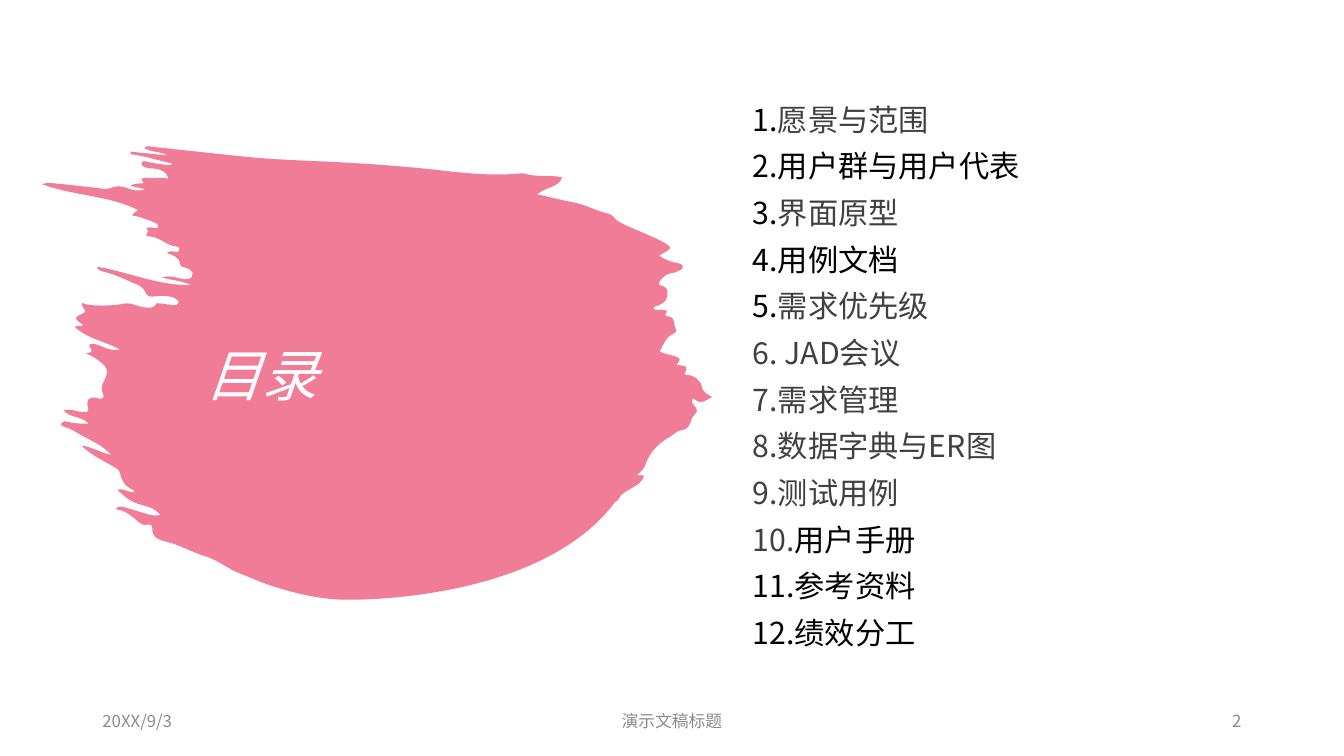
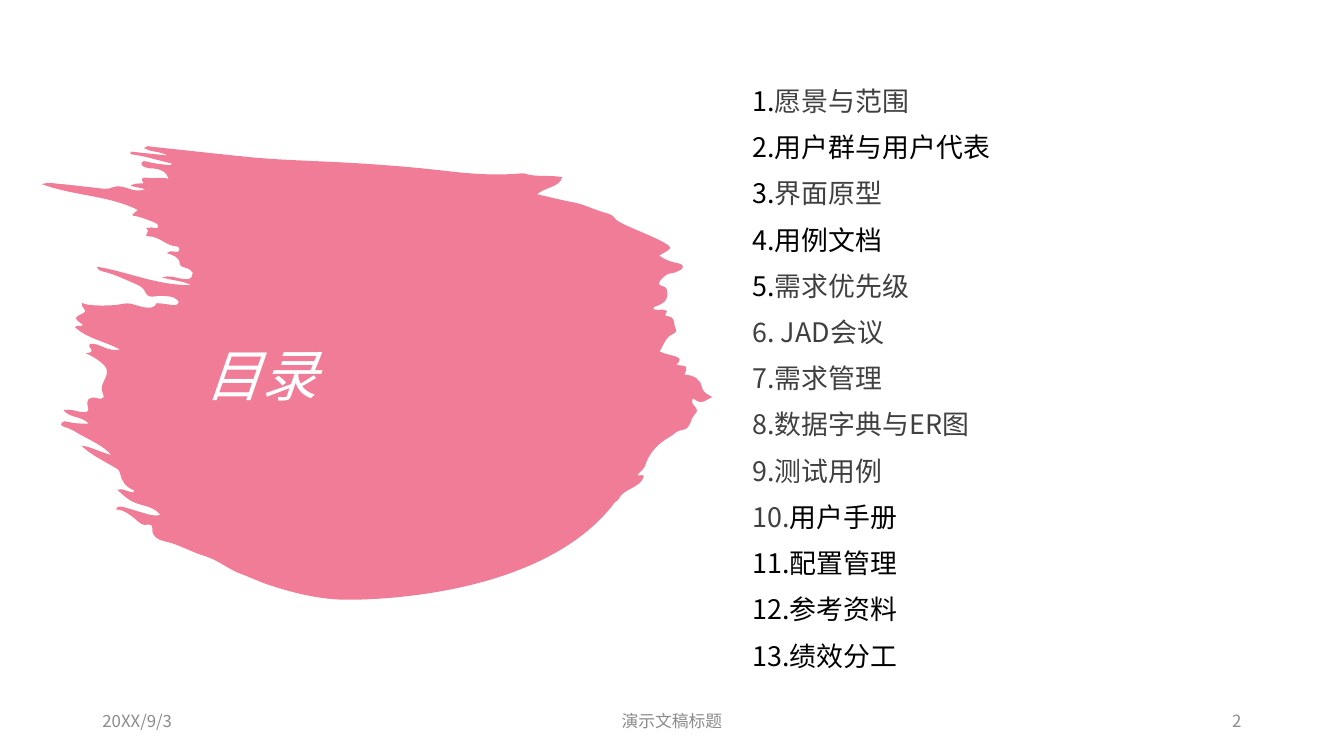
Before and after one commit to dreamtrueqaq/SRA2022-G12, a slide deck: slide 2 of 受控文档/需求分析/SRSppt/SRA2022-G12-srsppt0.0.1.pptx. Drawn at 1344x756 pixels with LibreOffice and Linux fonts; fonts in the diff are those of the drawing. Boxes give left, top, right and bottom in pixels: in the first picture for what was removed or moved away, otherwise in the second. Text is boxed around its words. In the diff, an @@ line names an element or a change of style, - is before the commit and + after.

```diff
--- a/受控文档/需求分析/SRSppt/SRA2022-G12-srsppt0.0.1.pptx
+++ b/受控文档/需求分析/SRSppt/SRA2022-G12-srsppt0.0.1.pptx
@@ text at (753, 88, 990, 529): size 21.6 to 19.2 pt in "1.愿景与范围", "2.用户群与用户代表", "3.界面原型", "4.用例文档" and 6 more places; line spacing 0.9 to 1 @@
@@ text at (753, 550, 898, 668): text changed; size 21.6 to 19.2 pt @@
-11.参考资料
-12.绩效分工
+11.配置管理
+12.参考资料
+13.绩效分工
```
Also in this commit, not shown: 1 other slide changed, 6 slides added, 2 other files.
